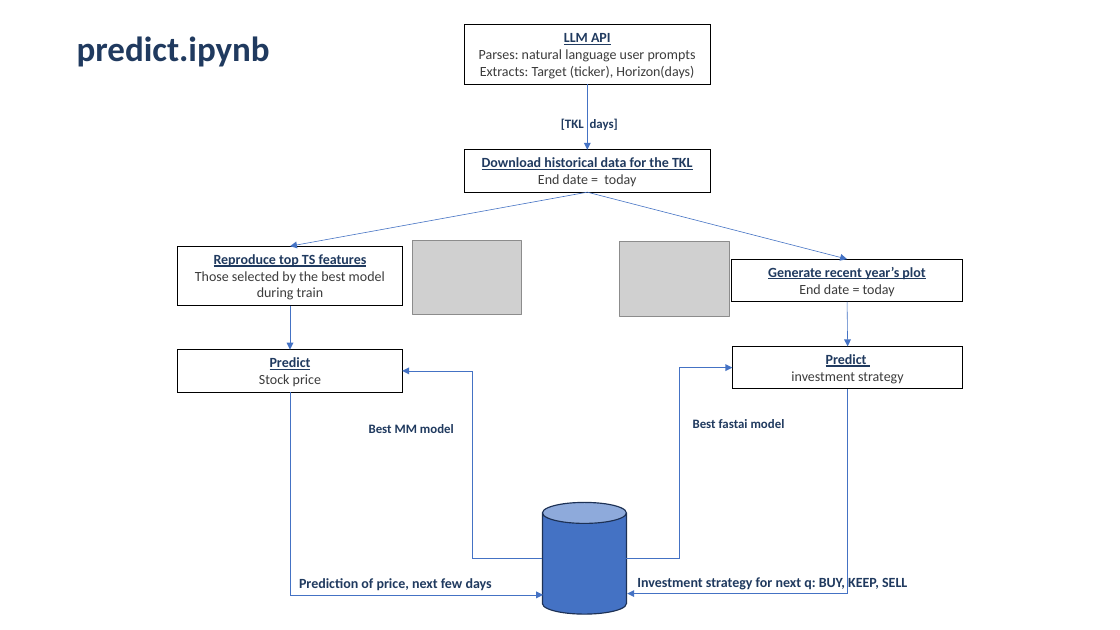
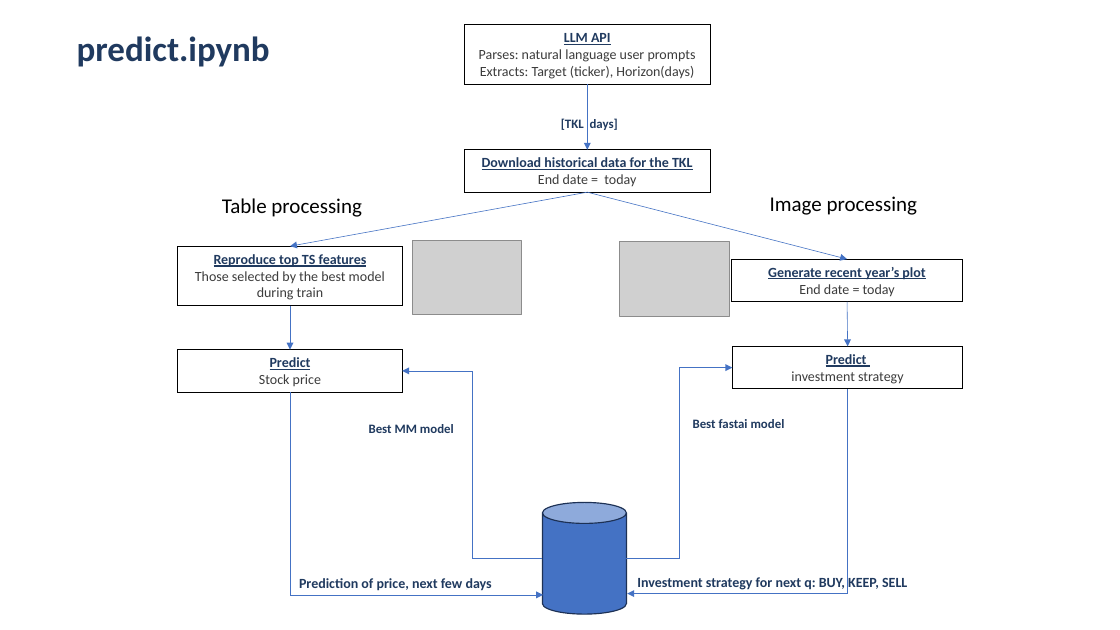
Before and after one commit to GuyRayOv/Stocks, a slide deck: slide 5 of data/Project Slides.pptx (slide 6 before the commit). Drawn at 1120x630 pixels with LibreOffice and Linux fonts; fonts in the diff are those of the drawing; grey boxes stand for pictures. Boxes give left, top, right and bottom in pixels: in the first picture for what was removed or moved away, otherwise in the second. Text is boxed around its words. In the diff, an @@ line names an element or a change of style, - is before the commit and + after.

```diff
--- a/data/Project Slides.pptx
+++ b/data/Project Slides.pptx
@@ text added at (x1=222, y1=198, x2=361, y2=217), 18 pt, text #000000 @@
+Table processing
@@ text added at (x1=770, y1=196, x2=917, y2=215), 18 pt, text #000000 @@
+Image processing
```
Also in this commit, not shown: 1 other slide changed, 1 slide removed.
